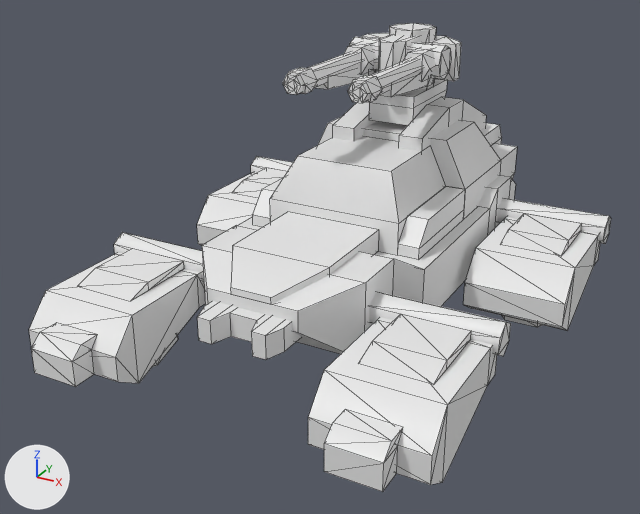
A saved change to the FBX model Assets/_Project/Art/Models/Unit/unit_Grav_Light_B_yup.fbx.
Rendered twice from a 50 mm camera at (3.1, -6.01, 3.25) aimed at (-0.12, -0.14, 0.32). Lighting does not change. The marker at lower left points along +X, +Y and +Z. The older version comes first. Mesh edges are drawn as thin lines. Where no turn or scale is listed for an object, it has been applied to the vertices.

In view in the first picture: 'unit_Grav_Light_B_Body_yup', 'unit_Grav_Light_B_FL_yup', 'unit_Grav_Light_B_FR_yup', 'unit_Grav_Light_B_Gun_Turret_yup', 'unit_Grav_Light_B_Gun_yup', 'unit_Grav_Light_B_RL_yup', 'unit_Grav_Light_B_RR_yup'.
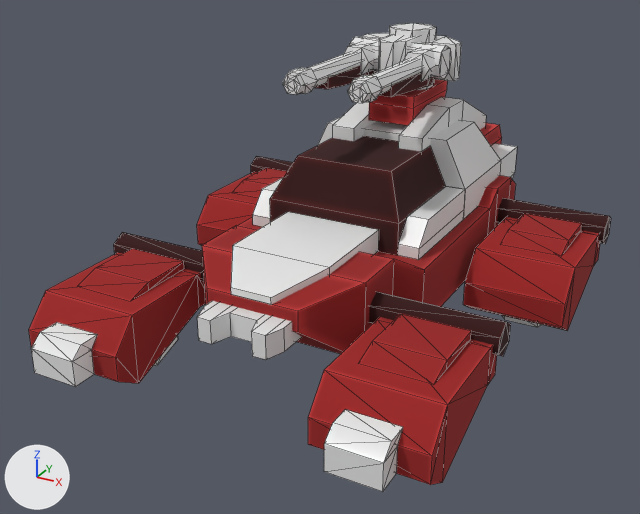
Commit message: Added color to actors

Where the newer file only moved an object's origin or applied its transform, the numbers keep the older frame.

Changed parts and their boxes [x1, y1, x2, y2] in the pictures (640 x 514 px; the box of a moved part takes in the faces that stretch with it):
'unit_Grav_Light_B_Gun_Turret_yup', rescaled
    both: [362, 23, 461, 90]
part 1 of me_mesh_003, recoloured (white to red)
    both: [29, 232, 205, 383]
part 2 of me_mesh_002, recoloured (white to red)
    both: [197, 156, 293, 245]
part 3 of me_mesh_004, recoloured (white to red)
    both: [308, 292, 511, 485]
part 4 of me_mesh_006, recoloured (white to brown)
    both: [315, 65, 369, 89]
part 5 of me_mesh_006, recoloured (white to brown)
    both: [379, 72, 428, 97]
part 6 of me_mesh_006, recoloured
    both: [428, 77, 435, 86]
part 7 of me_mesh_001, recoloured (white to red)
    both: [463, 198, 611, 331]
part 8 of me_mesh, moved or reshaped
    both: [202, 79, 516, 359]
part 9 of me_mesh, recoloured (white to red)
    both: [202, 79, 516, 354]

Diff of the bpy script that builds the scene:
```diff
--- a/Assets/_Project/Art/Models/Unit/unit_Grav_Light_B_yup.fbx.py
+++ b/Assets/_Project/Art/Models/Unit/unit_Grav_Light_B_yup.fbx.py
@@ mat_actorcolor @@
+mat_actorcolor = principled_material('ActorColor')
+mat_actorcolor.texture = img_txtr_canopus_iii_set01_red_diff_png
+mat_actorcolor.roughness = 1.0
@@ me_mesh_006 @@
 me_mesh_006.from_pydata(...)  # 124 vertices, 188 faces; spans x -0.422..0.422, y -1.338..0.141, z -0.181..0.141
+# me_mesh_006 part 4: 8 of the faces centred in x -0.337..-0.212, y -0.879..-0.387, z -0.161..-0.047 switch from no material to mat_actorcolor (picture img_txtr_canopus_iii_set01_red_diff_png)
+# me_mesh_006 part 5: 8 of the faces centred in x 0.213..0.338, y -0.879..-0.387, z -0.161..-0.047 switch from no material to mat_actorcolor (picture img_txtr_canopus_iii_set01_red_diff_png)
+# me_mesh_006 part 6: 8 of the faces centred in x 0.213..0.338, y -0.094..0.0, z -0.181..-0.066 switch from no material to mat_actorcolor (picture img_txtr_canopus_iii_set01_red_diff_png)
+me_mesh_006.materials.append(mat_actormaterial)  # white #e7e7e7
@@ me_mesh @@
 # used by ob_unit_grav_light_b_body_yup; location = (0.0, 0.0, 0.0); rotation_euler = (1.571, 0.0, 0.0), in degrees (90, 0, 0); scale = (0.01, 0.01, 0.01)
-me_mesh.from_pydata(...)  # 184 vertices, 133 faces; spans x -86.0..86.0, y 0.0..147.0, z -247.0..163.0
+me_mesh.from_pydata(...)  # 184 vertices, 133 faces; spans x -1.0..1.0, y 0.0..1.0, z -2.0..2.0
+# me_mesh part 8: the whole mesh is scaled about the mesh origin by 0.01
+# me_mesh part 9: 55 of the faces centred in x -86.0..86.0, y 0.0..147.0, z -247.0..137.0 switch from no material to mat_actorcolor (picture img_txtr_canopus_iii_set01_red_diff_png)
+me_mesh.materials.append(mat_actormaterial)  # white #e7e7e7
@@ me_mesh_002 @@
 me_mesh_002.from_pydata(...)  # 70 vertices, 98 faces; spans x -0.993..0.0, y -1.15..0.115, z -0.703..0.132
+# me_mesh_002 part 2: 54 of the faces centred in x -0.993..-0.118, y -1.15..0.115, z -0.524..0.11 switch from no material to mat_actorcolor (picture img_txtr_canopus_iii_set01_red_diff_png)
+me_mesh_002.materials.append(mat_actormaterial)  # white #e7e7e7
@@ me_mesh_003 @@
 me_mesh_003.from_pydata(...)  # 82 vertices, 118 faces; spans x -0.993..0.0, y -1.345..0.115, z -0.703..0.132
+# me_mesh_003 part 1: 54 of the faces centred in x -0.993..-0.118, y -1.15..0.115, z -0.524..0.11 switch from no material to mat_actorcolor (picture img_txtr_canopus_iii_set01_red_diff_png)
+me_mesh_003.materials.append(mat_actormaterial)  # white #e7e7e7
@@ me_mesh_004 @@
 me_mesh_004.from_pydata(...)  # 82 vertices, 118 faces; spans x 0.0..0.993, y -1.345..0.115, z -0.703..0.132
+# me_mesh_004 part 3: 54 of the faces centred in x 0.118..0.993, y -1.15..0.115, z -0.524..0.11 switch from no material to mat_actorcolor (picture img_txtr_canopus_iii_set01_red_diff_png)
+me_mesh_004.materials.append(mat_actormaterial)  # white #e7e7e7
@@ me_mesh_001 @@
 me_mesh_001.from_pydata(...)  # 70 vertices, 98 faces; spans x 0.0..0.993, y -1.15..0.115, z -0.703..0.132
+# me_mesh_001 part 7: 54 of the faces centred in x 0.118..0.993, y -1.15..0.115, z -0.524..0.11 switch from no material to mat_actorcolor (picture img_txtr_canopus_iii_set01_red_diff_png)
+me_mesh_001.materials.append(mat_actormaterial)  # white #e7e7e7
@@ ob_unit_grav_light_b_body_yup @@
 ob_unit_grav_light_b_body_yup.rotation_euler = (1.571, 0.0, 0.0)  # degrees (90, 0, 0)
-ob_unit_grav_light_b_body_yup.scale = (0.01, 0.01, 0.01)
```
